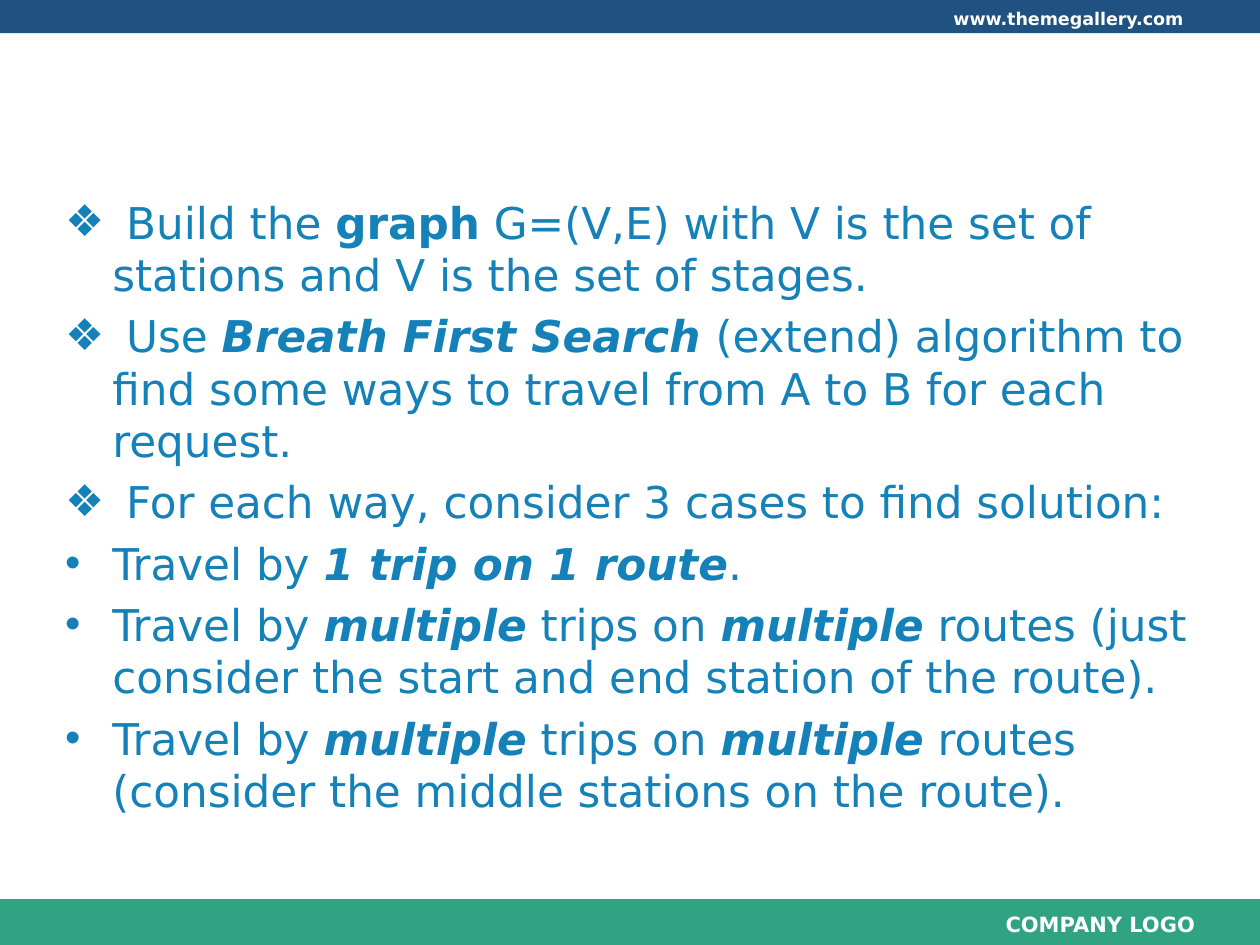
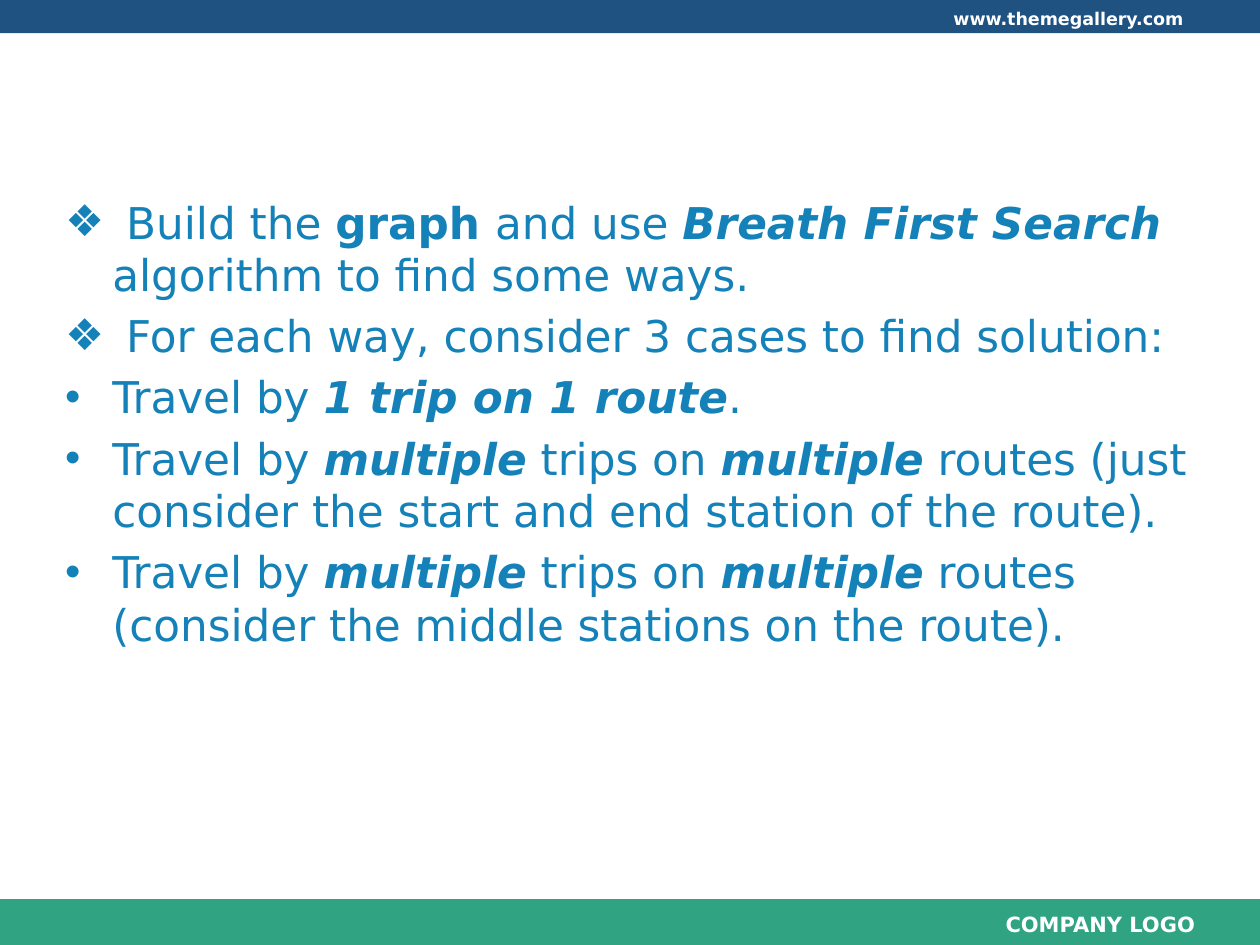
Before and after one commit to longdao2904/capstone-project-teamx, a slide deck: slide 3 of wiki/document/Algorithm description.pptx. Drawn at 1260x945 pixels with LibreOffice and Linux fonts; fonts in the diff are those of the drawing; background and template pictures are left out. Boxes give left, top, right and bottom in pixels: in the first picture for what was removed or moved away, otherwise in the second. Text is boxed around its words. In the diff, an @@ line names an element or a change of style, - is before the commit and + after.

Commit message:
Modify Algorithm description.pptx and add Map.png

```diff
--- a/wiki/document/Algorithm description.pptx
+++ b/wiki/document/Algorithm description.pptx
@@ text at box(112, 205, 1161, 300): text changed @@
-❖ Build the graph G=(V,E) with V is the set of stations and V is the set of stages.
-❖ Use Breath First Search (extend) algorithm to find some ways to travel from A to B for each request.
+❖ Build the graph and use Breath First Search algorithm to find some ways.
```
Also in this commit, not shown: 6 other slides changed, 1 other file.
